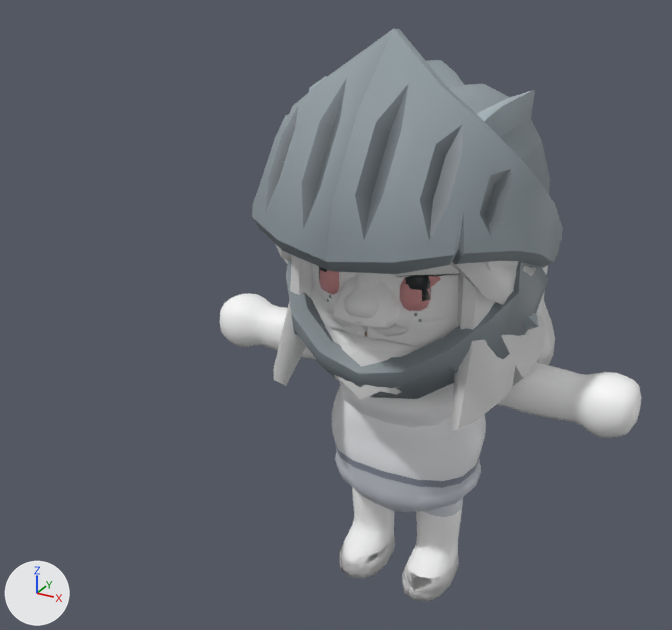
A saved change to the glTF model bestia-client/src/Game/Master/Parts/master_parts.glb.
Before and after are seen from a 50 mm camera at (1.5, -3.41, 2.95) aimed at (-0.17, -0.39, 1.43). Every picture has the same lights, and +X, +Y and +Z are marked at lower left. The older version comes first. Vertices at exactly the same position are counted once.

The first picture shows 'ArmLeft', 'ArmRight', 'Body', 'Body_F', 'Face_3', 'Face_4', 'Face_8', 'FacialHair_4', 'Gear_IronHelmet', 'Hair_3', 'Head', 'LegLeft', 'LegRight' and 5 more.
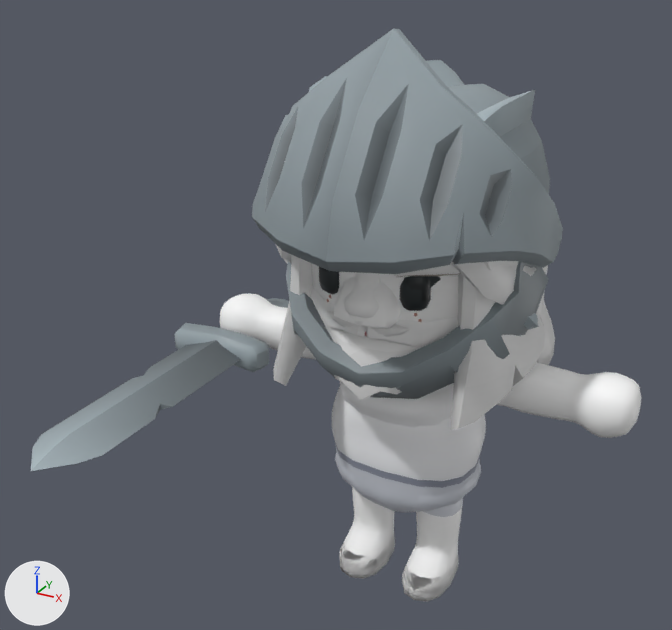
Changed parts and their boxes [x1, y1, x2, y2] in the pictures (672 x 630 px):
'Gear_IronSword', added
    after: [31, 298, 289, 471]
part 1 of me_face_8, surface changed (brown to black)
    both: [319, 270, 441, 311]

Diff of the bpy script that builds the scene:
```diff
--- a/bestia-client/src/Game/Master/Parts/master_parts.glb.py
+++ b/bestia-client/src/Game/Master/Parts/master_parts.glb.py
@@ me_face_8 @@
 me_face_8.from_pydata(...)  # 326 vertices, 542 faces; spans x -0.327..0.327, y -0.525..-0.297, z 1.391..1.781
 # used by ob_face_8; location = (0.0, 0.0, 0.0)
+# me_face_8 part 1: 446 kept faces spanning x -0.327..0.327, y -0.458..-0.297, z 1.4..1.781 get new texture (UV) coordinates
 me_face_8.materials.append(mat_master_hair)
@@ me_gear_ironsword @@
+me_gear_ironsword.from_pydata(...)  # 160 vertices, 300 faces; spans x -1.13..-0.63, y -1.41..0.37, z 0.98..1.11
+me_gear_ironsword.materials.append(mat_master_fixed)  # picture img_master_parts
@@ ob_gear_ironsword @@
+ob_gear_ironsword = bpy.data.objects.new('Gear_IronSword', me_gear_ironsword)
+ob_gear_ironsword.location = (0.0, 0.0, 0.0)
```
